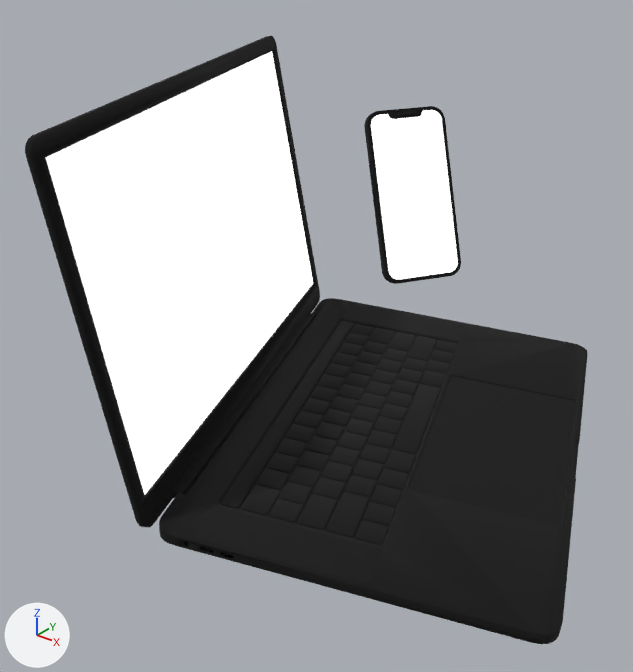
The glTF model scenes/animation.gltf: old version first, new version second.
Both versions are drawn from a camera (50 mm lens) standing at (2.38, -4.01, 2.53) and looking at (-0.09, -0.91, 0.61). The lights are fixed; the arrows at lower left show +X, +Y and +Z. Where no turn or scale is listed for an object, it has been applied to the vertices.

Script lines for the objects in view, before the commit:
```python
mat_laptop_scene = principled_material('Laptop Scene')
mat_laptop_scene.base_color = (0.8, 0.8, 0.8)  # white #e7e7e7
mat_laptop_scene.emission_strength = 1.0
mat_phone_scene = principled_material('Phone Scene')
mat_phone_scene.base_color = (0.8, 0.8, 0.8)  # white #e7e7e7
mat_phone_scene.emission_strength = 1.0
me_laptop = bpy.data.meshes.new('Laptop')
me_laptop.from_pydata(...)  # 6522 vertices, 12859 faces; spans x -23.9..7.0, y -13.4..13.5, z -4.9..120.1
# faces by material slot: [12857, 2]
me_laptop.materials.append(mat_laptop_base)  # black #000000
me_laptop.materials.append(mat_laptop_scene)  # white #e7e7e7
me_phone = bpy.data.meshes.new('Phone')
me_phone.from_pydata(...)  # 9830 vertices, 17031 faces; spans x -0.344..0.343, y -0.348..0.349, z -0.561..0.561
# faces by material slot: [16923, 108]
me_phone.materials.append(mat_phone_base)  # black #000000
me_phone.materials.append(mat_phone_scene)  # white #e7e7e7
ob_laptop = bpy.data.objects.new('Laptop', me_laptop)
ob_laptop.location = (0.39, -1.418, 0.169)
ob_laptop.rotation_euler = (-0.0663, 0.0252, -1.204)  # degrees (-3.8, 1.4, -69)
ob_laptop.scale = (0.0788, -0.0788, 0.0134)
ob_phone = bpy.data.objects.new('Phone', me_phone)
ob_phone.location = (-0.78, 1.018, 0.75)
```
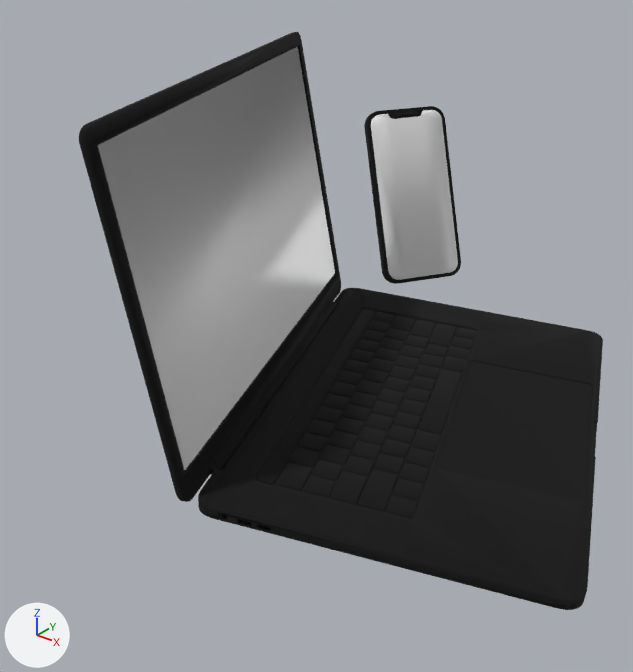
The newer file is also turned or shifted as a whole; pictures and numbers use the older file's frame.

Location of each change, [x1, y1, x2, y2] in pixels of the pictures (633 x 672 px):
'Laptop', surface changed, moved, turned, rescaled: before [25, 36, 588, 644]; after [79, 32, 603, 610]
'Phone', surface changed (white to grey): [367, 106, 461, 283] in both

What changed in the scene script:
```text
Change mat_laptop_scene:
    remove mat_laptop_scene.emission_strength = 1.0
Change mat_phone_scene:
    remove mat_phone_scene.emission_strength = 1.0
Change ob_laptop:
    ob_laptop.location: (0.39, -1.418, 0.169) -> (0.39, -1.189, 0.169)
    ob_laptop.rotation_euler: (-0.0663, 0.0252, -1.204) -> (0.0663, -3.116, -1.204)  # degrees (-3.8, 1.4, -69) -> degrees (3.8, -179, -69)
    ob_laptop.scale: (0.0788, -0.0788, 0.0134) -> (-0.0788, -0.0788, -0.0134)
```
